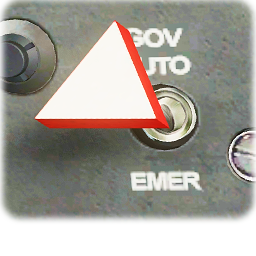
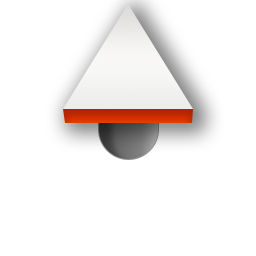
Layer changes from the first 256px x 256px image to the second:
removed layer "Layer 1" over (0, 0, 256, 224)
added group "Group 1" with 2 layers above "travel" over (63, 4, 193, 109)
moved "Rectangle 1" into group "Group 1", painted on it, unmasked it over (3, 0, 253, 218)
added layer "Triangle 1" in group "Group 1" over (63, 4, 193, 109)
added layer "travel" over (98, 39, 159, 160)
